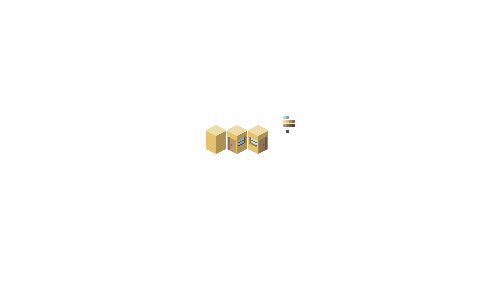
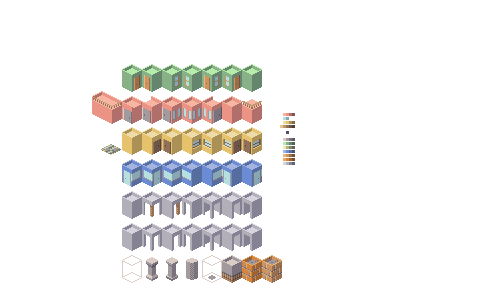
Layers edited between the first and the second 500×300 image:
painted on "Capa 3" over bbox(238, 136, 246, 146)
painted on "Capa 2" over bbox(92, 64, 295, 283)
